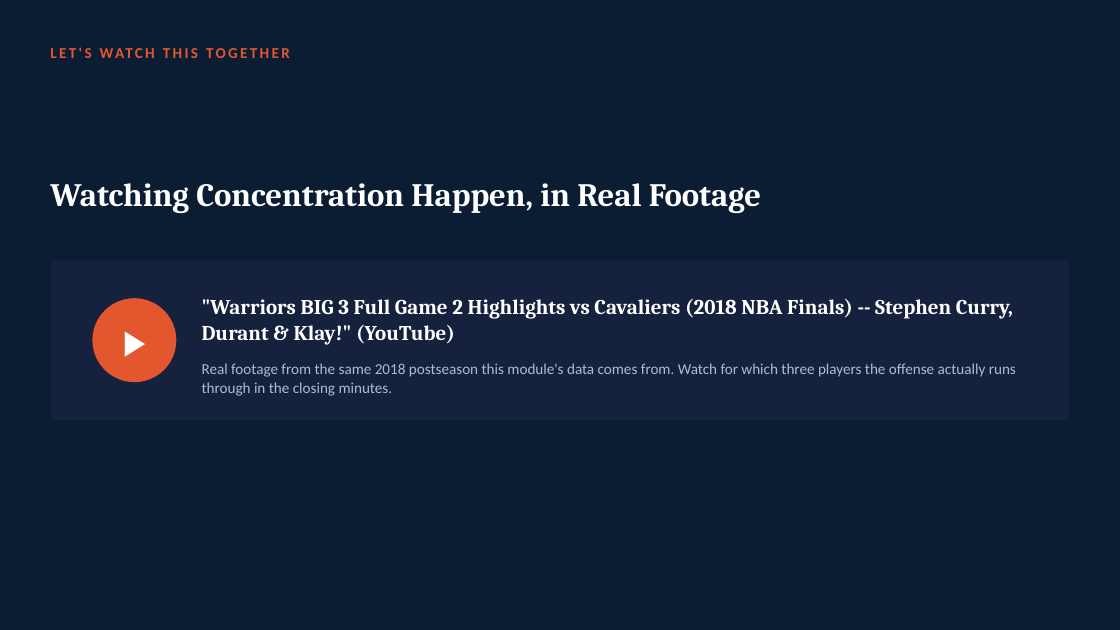
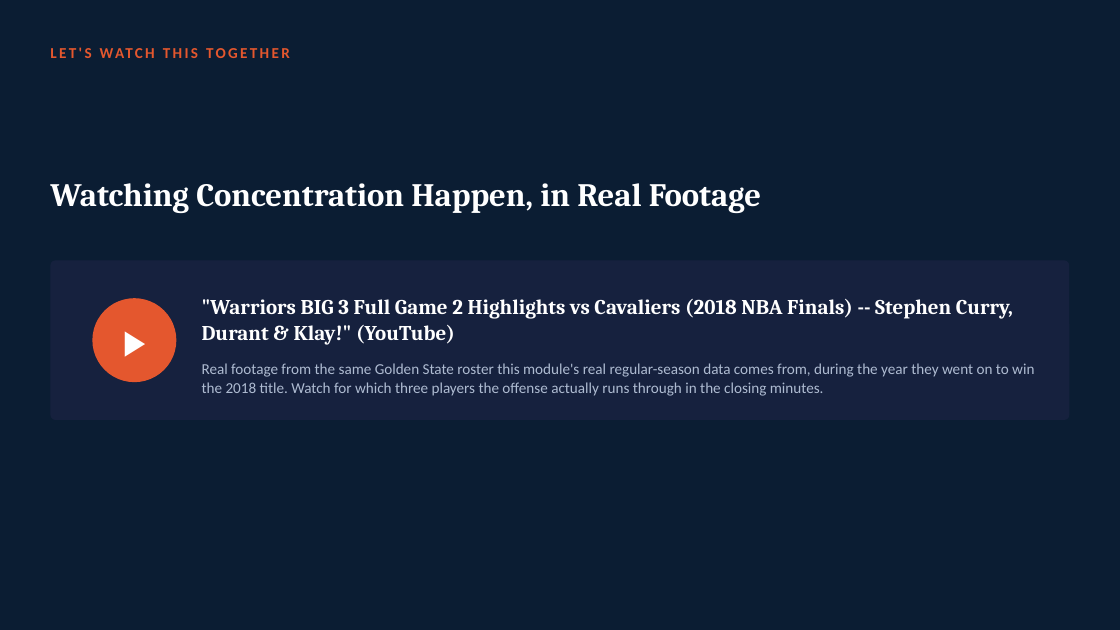
Before and after one commit to fmurital/Teaching-Curriculum, a slide deck: slide 28 of Sports-Analytics-Graduate/03_Clutch_Performance_and_Situational_Splits/Lecture_Slides/Module03_Clutch_Performance_and_Situational_Splits.pptx. Drawn at 1120x630 pixels with LibreOffice and Linux fonts; fonts in the diff are those of the drawing. Boxes give left, top, right and bottom in pixels: in the first picture for what was removed or moved away, otherwise in the second. Text is boxed around its words. In the diff, an @@ line names an element or a change of style, - is before the commit and + after.

Commit message:
Fix remaining PbP.BDB 2018-playoffs mischaracterization in Grad Module 3
The slide deck and three text files (Coding_Exercise script, Practice
Questions, References) still described PbP.BDB as 2017-18 NBA playoff
data after the rest of the module's text files were corrected. PbP.BDB
is Golden State's real, complete 2017-18 regular-season play-by-play
log (82 games); Boston's data is limited to the two real regular-season
games the two teams played against each other that season. Rewrote all
11 affected slides (text surgery on the slide XML, QA'd with
validate.py, markitdown+grep, and a visual thumbnail review) and the
three text files to match the already-corrected narrative.

```diff
--- a/Sports-Analytics-Graduate/03_Clutch_Performance_and_Situational_Splits/Lecture_Slides/Module03_Clutch_Performance_and_Situational_Splits.pptx
+++ b/Sports-Analytics-Graduate/03_Clutch_Performance_and_Situational_Splits/Lecture_Slides/Module03_Clutch_Performance_and_Situational_Splits.pptx
@@ text at (202, 363, 1034, 396): text changed @@
-Real footage from the same 2018 postseason this module's data comes from. Watch for which three players the offense actually runs through in the closing minutes.
+Real footage from the same Golden State roster this module's real regular-season data comes from, during the year they went on to win the 2018 title. Watch for which three players the offense actually runs through in the closing minutes.
```
Also in this commit, not shown: 10 other slides changed, 3 other files.
